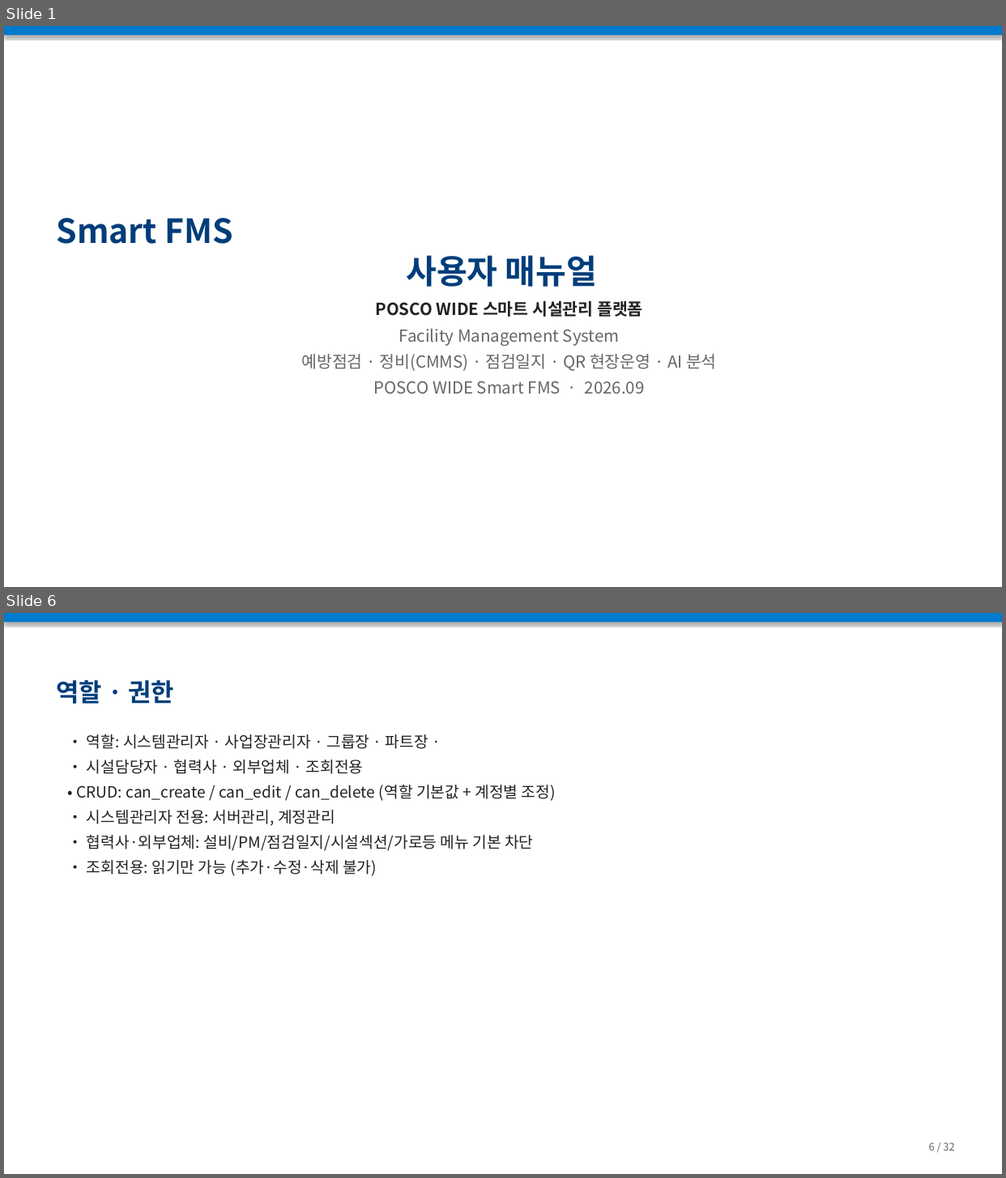
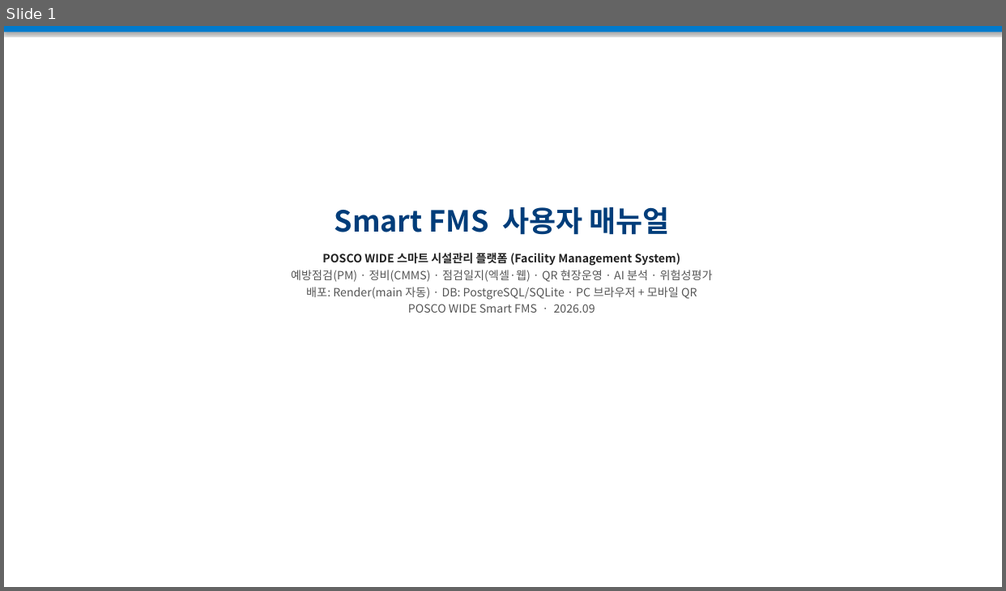
Before and after one commit to hongkiryong-ux/smart-fms, a slide deck: docs/Smart_FMS_사용매뉴얼.pptx. Shown one above the other, each under a label of ours: slides 1 and 6 before the commit, slide 1 after it; the slides between them are not shown. The pictures are 1006x1178 and 1006x591 pixels, drawn with LibreOffice and Linux fonts; fonts in the diff are those of the drawing. Boxes give left, top, right and bottom in pixels: in the first picture for what was removed or moved away, otherwise in the second. Text is boxed around its words. In the diff, an @@ line names an element or a change of style, - is before the commit and + after.

```diff
--- a/docs/Smart_FMS_사용매뉴얼.pptx
+++ b/docs/Smart_FMS_사용매뉴얼.pptx
@@ slide 6 removed at [4,613,1002,1174], background #FFFFFF @@
@@ rectangle removed at [4,613,1002,622] @@
@@ text removed at [56,680,174,704] @@
-역할 · 권한
@@ text removed at [76,735,556,876] @@
-• 역할: 시스템관리자 · 사업장관리자 · 그룹장 · 파트장 ·
-• 시설담당자 · 협력사 · 외부업체 · 조회전용
-• CRUD: can_create / can_edit / can_delete (역할 기본값 + 계정별 조정)
-• 시스템관리자 전용: 서버관리, 계정관리
-• 협력사·외부업체: 설비/PM/점검일지/시설섹션/가로등 메뉴 기본 차단
-• 조회전용: 읽기만 가능 (추가·수정·삭제 불가)
@@ text removed at [929,1143,954,1151] @@
-6 / 32
@@ slide 1 changed as well @@
@@ rectangle: place and size @@
-rectangle at [4,26,1002,35]
+rectangle at [4,26,1002,32]
@@ text "Smart FMS 사용자 매뉴얼": place and size @@
-text "Smart FMS 사용자 매뉴얼" at [56,218,597,287]
+text "Smart FMS 사용자 매뉴얼" at [334,207,669,235]
@@ text "Smart FMS 사용자 매뉴얼" at [334,207,669,235]: size 32 to 28 pt @@
@@ text "POSCO WIDE 스마트 시설관리 플랫폼 ...": place and size @@
-text "POSCO WIDE 스마트 시설관리 플랫폼 ..." at [301,301,717,394]
+text "POSCO WIDE 스마트 시설관리 플랫폼 ..." at [291,251,713,313]
@@ text at [291,251,713,300]: text changed; size 16 to 11 pt; text colour #666666 to #555555 @@
-POSCO WIDE 스마트 시설관리 플랫폼
-Facility Management System
-예방점검 · 정비(CMMS) · 점검일지 · QR 현장운영 · AI 분석
+POSCO WIDE 스마트 시설관리 플랫폼 (Facility Management System)
+예방점검(PM) · 정비(CMMS) · 점검일지(엑셀·웹) · QR 현장운영 · AI 분석 · 위험성평가
+배포: Render(main 자동) · DB: PostgreSQL/SQLite · PC 브라우저 + 모바일 QR
@@ text at [408,304,595,313]: size 16 to 11 pt, text colour #666666 to #555555 in "POSCO WIDE Smart FMS · 2026.09"; less space between paragraphs @@
```
Also in this commit, not shown: 4 other slides changed, 5 slides added, 26 other slides removed, 1 other file.
